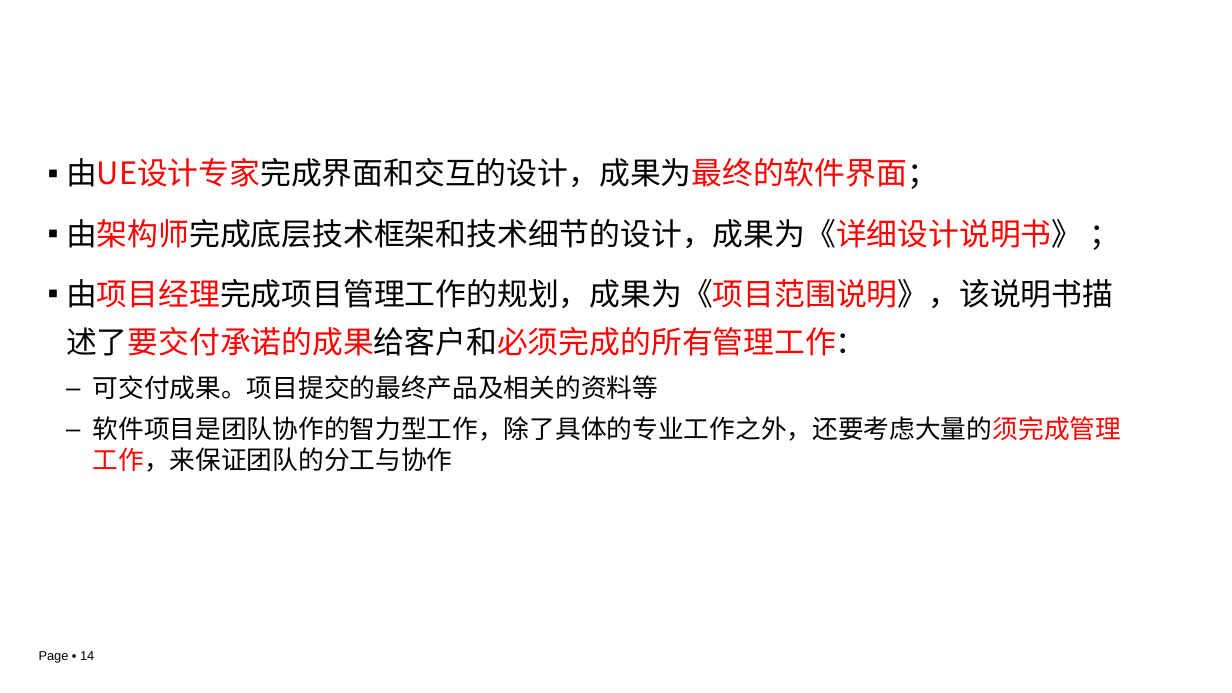
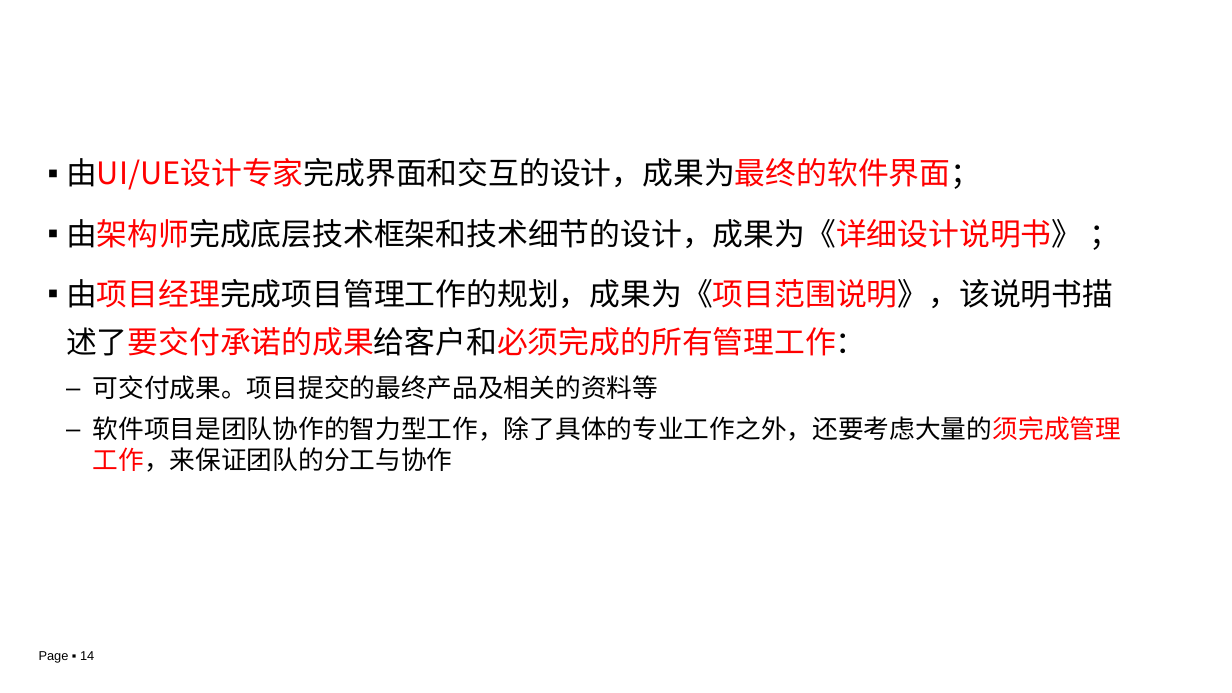
Before and after one commit to edu2act/course-IT-Project-Management, a slide deck: slide 14 of materials/slides/ch03-1.pptx. Drawn at 1232x693 pixels with LibreOffice and Linux fonts; fonts in the diff are those of the drawing; background and template pictures are left out. Boxes give left, top, right and bottom in pixels: in the first picture for what was removed or moved away, otherwise in the second. Text is boxed around its words. In the diff, an @@ line names an element or a change of style, - is before the commit and + after.

```diff
--- a/materials/slides/ch03-1.pptx
+++ b/materials/slides/ch03-1.pptx
@@ text at bbox=[66, 158, 981, 190]: text changed @@
-▪ 由UE设计专家完成界面和交互的设计，成果为最终的软件界面；
+▪ 由UI/UE设计专家完成界面和交互的设计，成果为最终的软件界面；
```
Also in this commit, not shown: 2 other slides changed.
